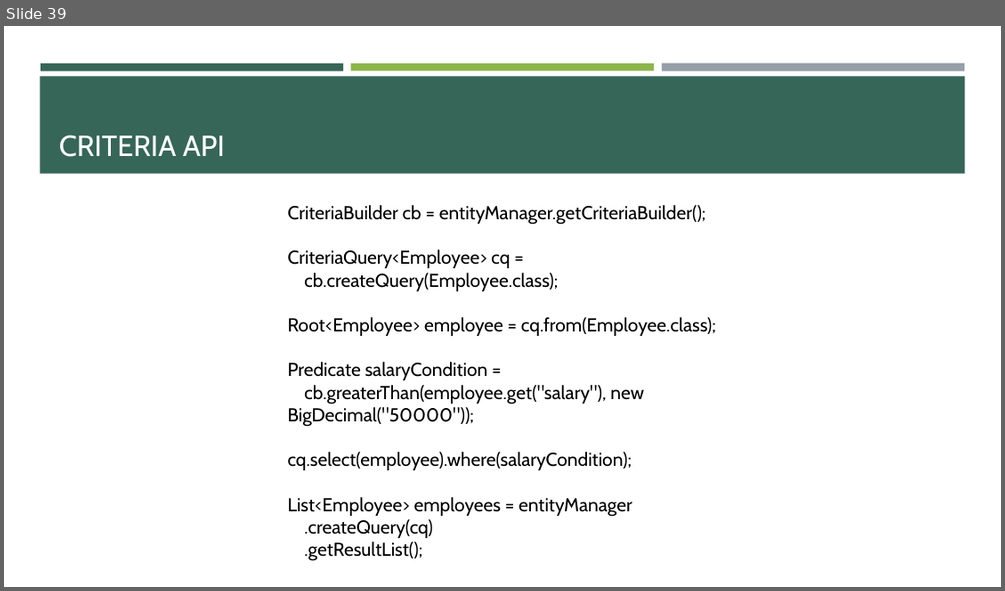
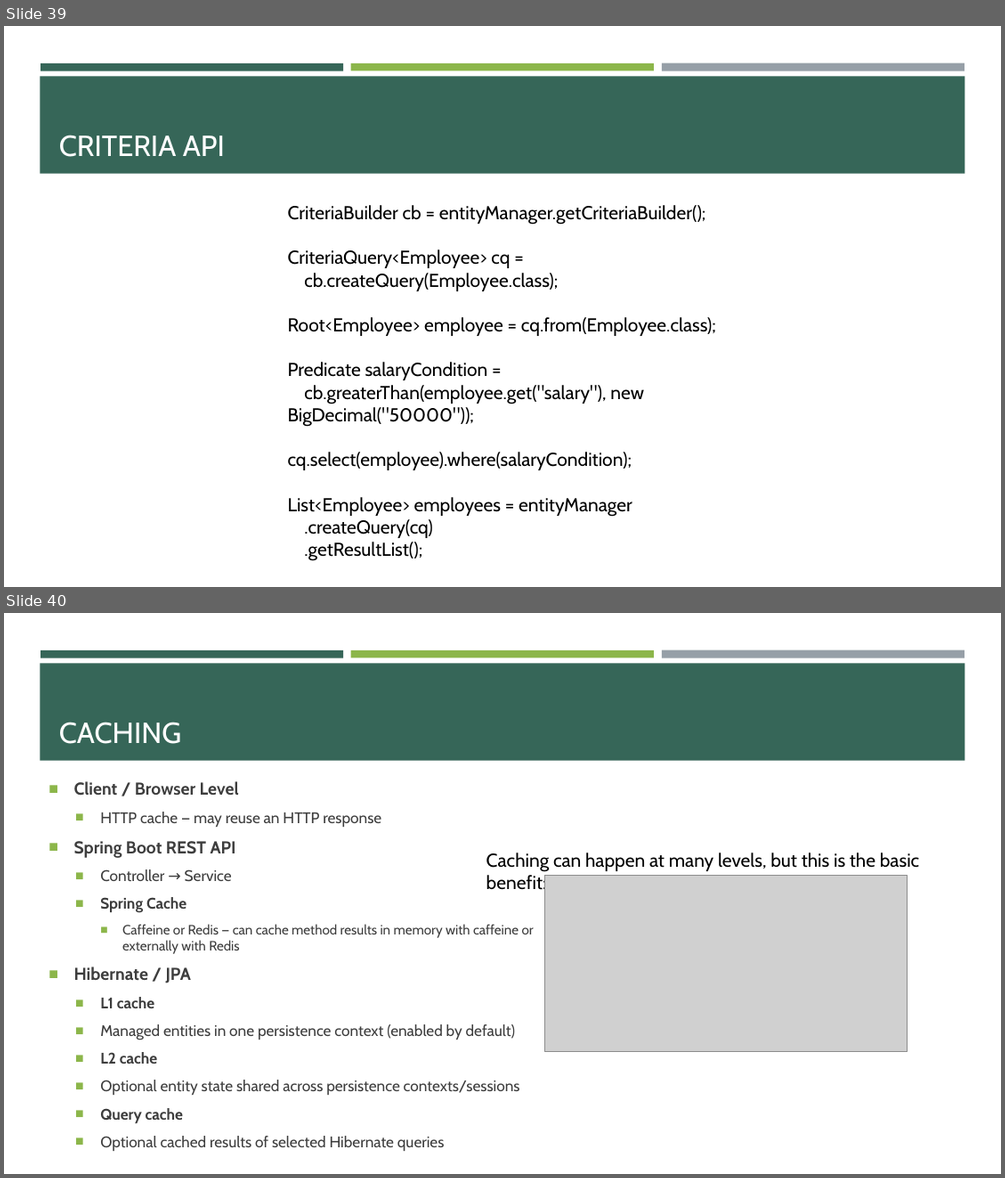
Before and after one commit to e-m-wilson/java-fs, a slide deck: Week_6/02_Hibernate_JPA_&_REST.pptx. Shown one above the other, each under a label of ours: slide 39 before the commit, slides 39 and 40 after it. The pictures are 1005x591 and 1005x1178 pixels, drawn with LibreOffice and Linux fonts; fonts in the diff are those of the drawing; grey boxes stand for pictures. Boxes give left, top, right and bottom in pixels: in the first picture for what was removed or moved away, otherwise in the second. Text is boxed around its words. In the diff, an @@ line names an element or a change of style, - is before the commit and + after.

```diff
--- a/Week_6/02_Hibernate_JPA_&_REST.pptx
+++ b/Week_6/02_Hibernate_JPA_&_REST.pptx
@@ slide 40 added at [4,613,1001,1174], background #FFFFFF; not listed: 4 template elements that a slide beside it also shows @@
@@ title added at [59,722,182,744], 28 pt, text #FFFFFF @@
+CACHING
@@ text added at [74,781,534,1151], 14.8 pt, text #3D3D3D @@
+■ Client / Browser Level
+  ■ HTTP cache — may reuse an HTTP response
+■ Spring Boot REST API
+  ■ Controller → Service
+  ■ Spring Cache
+    ■ Caffeine or Redis — can cache method results in memory with caffeine or externally with Redis
+■ Hibernate / JPA
+  ■ L1 cache
+  ■ Managed entities in one persistence context (enabled by default)
+  ■ L2 cache
+  ■ Optional entity state shared across persistence contexts/sessions
+  ■ Query cache
+  ■ Optional cached results of selected Hibernate queries
@@ text added at [486,852,919,872], 18 pt, text #000000 @@
+Caching can happen at many levels, but this is the basic benefit:
@@ picture added at [544,876,907,1051] @@
```
Also in this commit, not shown: 9 other slides added, 30 other files.
